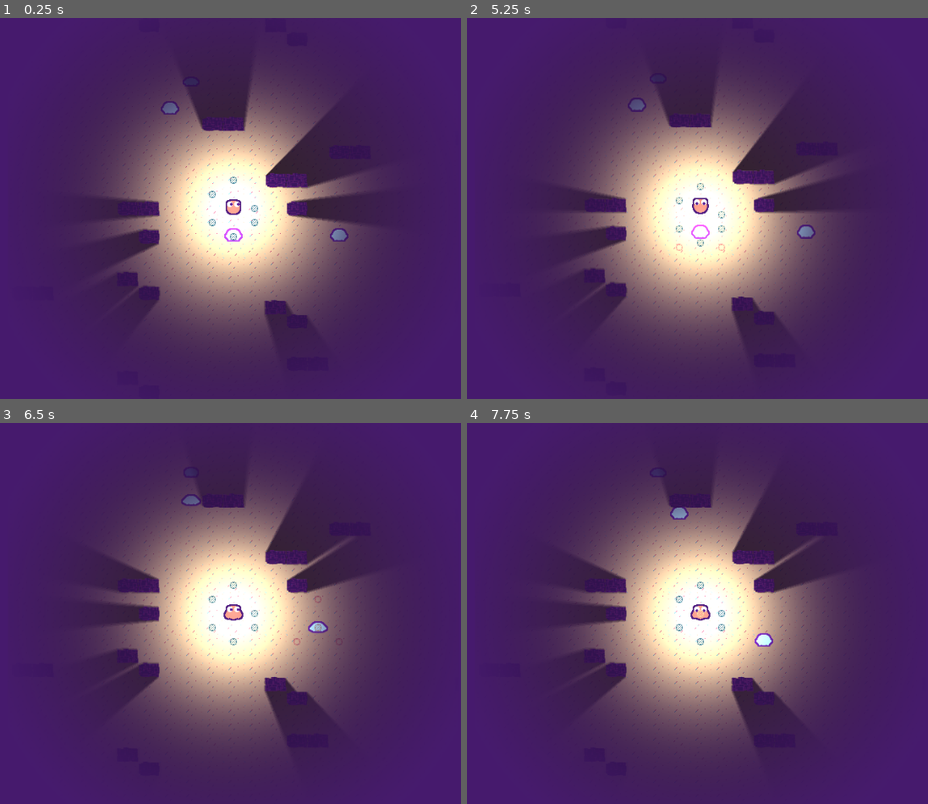
Above: before the commit, frames 1-4 (two rows, left to right).
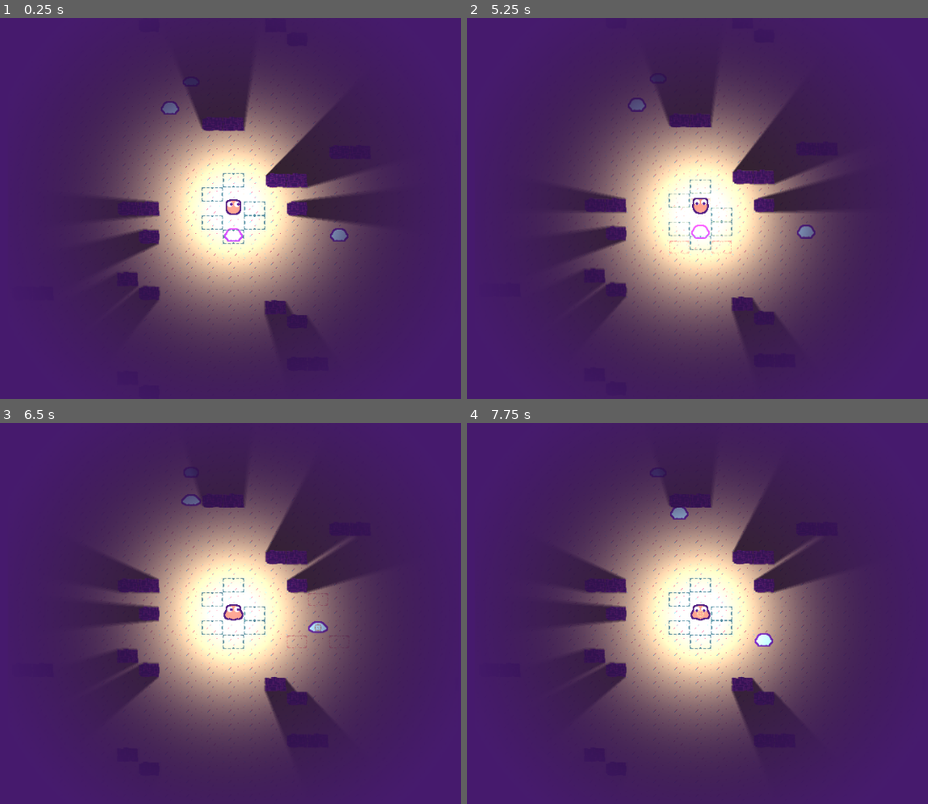
Above: after the commit, the same moments.

Repository: razcore-rad/godot-munchit
Game: Godot game, scene res://main.tscn
Same seed, same stepped clock (60 frames per second), same inputs: the game is played once before the commit and once after it.
Inputs (mouse positions are in pixels of both pictures, inside the frame that each line leads up to):
- Up to frame 1 (0.25 s): no input
- Up to frame 2 (5.25 s): tap Enter at 0.5, 2, 3.5 s; move the mouse to (637, 109) at 0.52 s; press the mouse at (637, 109) at 0.53 s; hold Right (ui_right) 0.53-1.28 s; tap Space at 1.25, 2.75, 4.25 s; move the mouse to (656, 82) at 1.27 s; release the mouse at (656, 82) at 1.28 s; hold Left (ui_left) 1.28-2.03 s; click (656, 82) at 1.35 s; move the mouse to (outside the picture) at 2.02 s; press the mouse at (outside the picture) at 2.03 s; hold Right (ui_right) 2.03-3.53 s; move the mouse to (outside the picture) at 2.77 s; release the mouse at (outside the picture) at 2.78 s; click (outside the picture) at 2.85 s; move the mouse to (outside the picture) at 3.52 s; press the mouse at (outside the picture) at 3.53 s; hold Left (ui_left) from 3.53 s (still down); move the mouse to (outside the picture) at 4.27 s; release the mouse at (outside the picture) at 4.28 s; click (outside the picture) at 4.35 s; move the mouse to (702, 235) at 5.02 s; press the mouse at (702, 235) at 5.03 s
- Up to frame 3 (6.5 s): move the mouse to (322, 628) at 5.77 s; release Left (ui_left) at 5.78 s; release the mouse at (322, 628) at 5.78 s; hold Right (ui_right) from 5.78 s (still down); click (322, 628) at 5.85 s
- Up to frame 4 (7.75 s): keep holding Right (ui_right); move the mouse to (490, 796) at 6.52 s; press the mouse at (490, 796) at 6.53 s; move the mouse to (702, 613) at 7.27 s; release the mouse at (702, 613) at 7.28 s; click (702, 613) at 7.35 s

The runs differ from the first frame. In frame 1, 0.4% of the frame differs, in the area x 43-58%, y 40-60%; in frame 2, 0.4%, in the area x 43-58%, y 42-62%; in frame 3, 0.4%; in frame 4, 0.4%.

Commit message:
fix: obstacle detection

Diff:
--- a/blackboard.gd
+++ b/blackboard.gd
@@ -15,7 +15,11 @@
 static func _static_init() -> void:
 	for index: int in range(TILE_SET.get_source_count()):
 		var source: TileSetAtlasSource = TILE_SET.get_source(index)
-		obstacles.assign(range(source.get_tiles_count()).map(func(i: int) -> Vector2i: return source.get_tile_id(i)).slice(2))
+		for i in source.get_tiles_count():
+			var atlas_coords := source.get_tile_id(i)
+			var tile_data := source.get_tile_data(atlas_coords, 0)
+			if tile_data.get_occluder(0) != null:
+				obstacles.push_back(atlas_coords)
 
 
 static func get_sector(at: Vector2) -> Sector2D:
@@ -30,6 +34,7 @@
 
 static func get_sector_atlas_coords(at: Vector2) -> Vector2i:
 	var sector := get_sector(at)
+	at = sector.to_local(at)
 	return INVALID_ATLAS_COORD if sector == null else sector.top_tile_map_layer.get_cell_atlas_coords(sector.top_tile_map_layer.local_to_map(at))
 
 
--- a/entities/enemies/enemy_2d.gd
+++ b/entities/enemies/enemy_2d.gd
@@ -1,6 +1,6 @@
 class_name Enemy2D extends Entity2D
 
-const MOVE_AREA_TEXTURE_RECT := Rect2(10.0, 40.0, 10.0, 10.0)
+const MOVE_AREA_TEXTURE_RECT := Rect2(30.0, 40.0, 28.0, 18.0)
 const MOVE_RANDOM_CHANCE := 0.2
 
 
--- a/entities/entity_2d.tscn
+++ b/entities/entity_2d.tscn
@@ -24,10 +24,10 @@
 modulate = Color(0.921569, 0.839216, 0.580392, 1)
 texture = ExtResource("2_i4s38")
 region_enabled = true
-region_rect = Rect2(0, 40, 10, 10)
+region_rect = Rect2(0, 60, 10, 10)
 
 [node name="MoveArea2D" type="Area2D" parent="Areas2D"]
 unique_name_in_owner = true
 collision_layer = 256
-collision_mask = 7
+collision_mask = 3
 monitorable = false
--- a/entities/move_area_collision_shape_2d.tscn
+++ b/entities/move_area_collision_shape_2d.tscn
@@ -14,4 +14,4 @@
 unique_name_in_owner = true
 texture = ExtResource("1_pyo8n")
 region_enabled = true
-region_rect = Rect2(0, 40, 10, 10)
+region_rect = Rect2(0, 40, 30, 20)
--- a/entities/player/player_2d.gd
+++ b/entities/player/player_2d.gd
@@ -4,7 +4,7 @@
 
 const JUMP_HEIGHT := 15
 const DURATION := 0.3
-const MOVE_AREA_TEXTURE_RECT := Rect2(0.0, 40.0, 10.0, 10.0)
+const MOVE_AREA_TEXTURE_RECT := Rect2(0.0, 40.0, 30.0, 20.0)
 const MOVE_AREA_COLORS: Dictionary[String, Color] = {
 	default = Palette.GREEN,
 	hover = Palette.LIGHT_GREEN,
@@ -87,19 +87,18 @@
 	if Blackboard.enemies.has(target_position):
 		var enemy := Blackboard.enemies[target_position]
 		Blackboard.enemies.erase(target_position)
-		eat_enemy(enemy.move_area)
+		_eat_enemy(enemy.move_area)
 		enemy.queue_free()
 
 
-func eat_enemy(enemy_move_area: Area2D) -> void:
+func _eat_enemy(enemy_move_area: Area2D) -> void:
 	skin_sub_viewport.add_blob.call_deferred()
-
 	var move_area_collision_shape_positions := move_area.get_children().map(func(cs: MoveAreaCollisionShape2D) -> Vector2: return cs.position)
-
 	for collision_shape: MoveAreaCollisionShape2D in enemy_move_area.get_children():
 		if not collision_shape.position in move_area_collision_shape_positions:
 			var new_move_area_collision_shape := MoveAreaCollisionShape2DPackedScene.instantiate()
 			move_area.add_child(new_move_area_collision_shape)
+			new_move_area_collision_shape.position = collision_shape.position
 			new_move_area_collision_shape.modulate = MOVE_AREA_COLORS.default
 			new_move_area_collision_shape.sprite.region_rect = MOVE_AREA_TEXTURE_RECT
 
--- a/entities/player/player_2d.tscn
+++ b/entities/player/player_2d.tscn
@@ -134,7 +134,7 @@
 collision_mask = 6
 
 [node name="MoveArea2D" parent="Areas2D" index="1" groups=["player"]]
-collision_mask = 6
+collision_mask = 2
 
 [node name="MoveAreaCollisionShape2D" parent="Areas2D/MoveArea2D" index="0" instance=ExtResource("3_d7pfd")]
 modulate = Color(0.341176, 0.588235, 0.631373, 1)
--- a/entities/player/skin_sub_viewport.gd
+++ b/entities/player/skin_sub_viewport.gd
@@ -9,8 +9,12 @@
 
 
 func add_blob() -> void:
+	var child_count := blobs.get_child_count()
+	if child_count >= 4:
+		return
+
 	var blob_pin_joint: PinJoint2D = BlobPinJoint2DPackedScene.instantiate()
-	blob_pin_joint.position *= (-1 if blobs.get_child_count() % 2 == 0 else 1)
+	blob_pin_joint.position *= (-1 if child_count % 2 == 0 else 1)
 	blobs.add_child(blob_pin_joint)
 	blob_pin_joint.node_a = blob_pin_joint.get_path_to(blob_animatable_body)
 
--- a/main.tscn
+++ b/main.tscn
@@ -81,3 +81,6 @@
 
 [node name="CanvasModulate" type="CanvasModulate" parent="."]
 color = Color(0.202093, 0.1702, 0.23, 1)
+
+[node name="Marker2D" type="Marker2D" parent="."]
+position = Vector2(405, -50)
--- a/project.godot
+++ b/project.godot
@@ -45,7 +45,6 @@
 
 2d_physics/layer_1="Player"
 2d_physics/layer_2="Enemies"
-2d_physics/layer_3="Obstacles"
 2d_physics/layer_9="Other"
 
 [rendering]
--- a/sectors/tile_set.tres
+++ b/sectors/tile_set.tres
@@ -22,7 +22,6 @@
 texture_region_size = Vector2i(30, 20)
 0:1/0 = 0
 0:1/0/occlusion_layer_0/polygon_0/polygon = SubResource("OccluderPolygon2D_abesd")
-0:1/0/physics_layer_0/polygon_0/points = PackedVector2Array(-15, -10, 15, -10, 15, 10, -15, 10)
 1:1/0 = 0
 1:1/0/occlusion_layer_0/polygon_0/polygon = SubResource("OccluderPolygon2D_40n37")
 0:0/0 = 0
@@ -31,8 +30,6 @@
 [resource]
 tile_size = Vector2i(30, 20)
 occlusion_layer_0/light_mask = 1
-physics_layer_0/collision_layer = 4
-physics_layer_0/collision_mask = 0
 sources/0 = SubResource("TileSetAtlasSource_wcoyh")
 pattern_0 = SubResource("TileMapPattern_c04dw")
 pattern_1 = SubResource("TileMapPattern_qevqs")
Binary file changed: assets/atlas.png
Binary file changed: raw/tilemap/tile_set.ase
